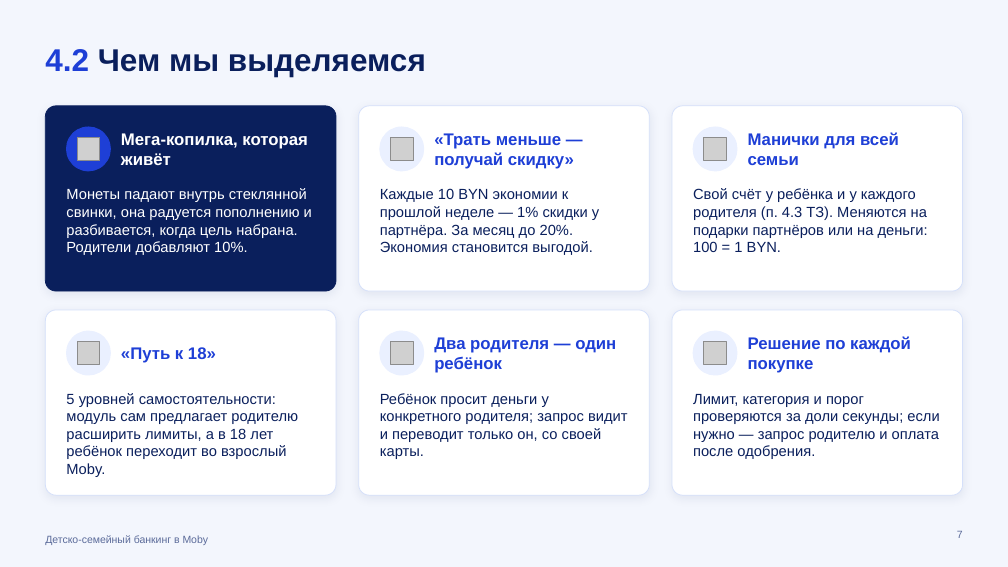
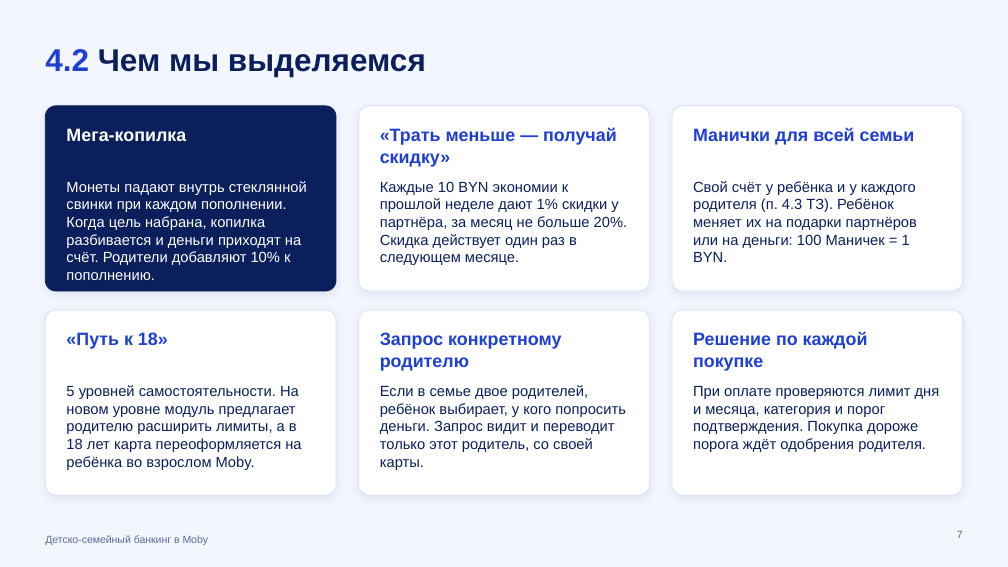
Before and after one commit to kvasiuum/hackatonmtbank, a slide deck: slide 7 of presentation/Moby_Семья_презентация.pptx. Drawn at 1008x567 pixels with LibreOffice and Linux fonts; fonts in the diff are those of the drawing; grey boxes stand for pictures. Boxes give left, top, right and bottom in pixels: in the first picture for what was removed or moved away, otherwise in the second. Text is boxed around its words. In the diff, an @@ line names an element or a change of style, - is before the commit and + after.

```diff
--- a/presentation/Moby_Семья_презентация.pptx
+++ b/presentation/Moby_Семья_презентация.pptx
@@ text at box(66, 128, 186, 141): text changed; size 16 to 17 pt @@
-Мега-копилка, которая живёт
+Мега-копилка
@@ text "Мега-копилка" at box(66, 128, 186, 141): vertical alignment middle to top @@
@@ ellipse removed at box(67, 127, 110, 171) @@
@@ picture removed at box(77, 138, 100, 160) @@
@@ text "«Трать меньше — получай скидку»": place and size @@
-text "«Трать меньше — получай скидку»" at box(434, 133, 574, 169)
+text "«Трать меньше — получай скидку»" at box(380, 128, 617, 167)
@@ ellipse removed at box(380, 127, 423, 171) @@
@@ picture removed at box(390, 138, 413, 160) @@
@@ text "Манички для всей семьи": place and size @@
-text "Манички для всей семьи" at box(748, 132, 899, 165)
+text "Манички для всей семьи" at box(693, 128, 915, 145)
@@ ellipse removed at box(693, 127, 737, 171) @@
@@ picture removed at box(704, 138, 727, 160) @@
@@ text at box(66, 181, 307, 280): text changed @@
-Монеты падают внутрь стеклянной свинки, она радуется пополнению и разбивается, когда цель набрана. Родители добавляют 10%.
+Монеты падают внутрь стеклянной свинки при каждом пополнении. Когда цель набрана, копилка разбивается и деньги приходят на счёт. Родители добавляют 10% к пополнению.
@@ text at box(380, 181, 628, 265): text changed @@
-Каждые 10 BYN экономии к прошлой неделе — 1% скидки у партнёра. За месяц до 20%. Экономия становится выгодой.
+Каждые 10 BYN экономии к прошлой неделе дают 1% скидки у партнёра, за месяц не больше 20%. Скидка действует один раз в следующем месяце.
@@ text at box(693, 181, 917, 262): text changed @@
-Свой счёт у ребёнка и у каждого родителя (п. 4.3 ТЗ). Меняются на подарки партнёров или на деньги: 100 = 1 BYN.
+Свой счёт у ребёнка и у каждого родителя (п. 4.3 ТЗ). Ребёнок меняет их на подарки партнёров или на деньги: 100 Маничек = 1 BYN.
@@ text "«Путь к 18»": place and size @@
-text "«Путь к 18»" at box(121, 347, 216, 363)
+text "«Путь к 18»" at box(66, 332, 168, 349)
@@ size 16 to 17 pt; vertical alignment middle to top in 4 elements at box(380, 128, 617, 167), box(693, 128, 915, 145), box(66, 332, 168, 349), box(693, 332, 868, 371) @@
@@ text "Решение по каждой покупке": place and size @@
-text "Решение по каждой покупке" at box(748, 336, 911, 373)
+text "Решение по каждой покупке" at box(693, 332, 868, 371)
@@ ellipse removed at box(67, 331, 110, 375) @@
@@ picture removed at box(77, 342, 100, 364) @@
@@ ellipse removed at box(380, 331, 423, 375) @@
@@ text added at box(380, 332, 561, 371), 17 pt, text #1E3FD6, bold @@
+Запрос конкретному родителю
@@ picture removed at box(390, 342, 413, 364) @@
@@ text removed at box(434, 337, 616, 373) @@
-Два родителя — один ребёнок
@@ ellipse removed at box(693, 331, 737, 375) @@
@@ picture removed at box(704, 342, 727, 364) @@
@@ text at box(66, 385, 301, 470): text changed @@
-5 уровней самостоятельности: модуль сам предлагает родителю расширить лимиты, а в 18 лет ребёнок переходит во взрослый Moby.
+5 уровней самостоятельности. На новом уровне модуль предлагает родителю расширить лимиты, а в 18 лет карта переоформляется на ребёнка во взрослом Moby.
@@ text at box(380, 385, 626, 470): text changed @@
-Ребёнок просит деньги у конкретного родителя; запрос видит и переводит только он, со своей карты.
+Если в семье двое родителей, ребёнок выбирает, у кого попросить деньги. Запрос видит и переводит только этот родитель, со своей карты.
@@ text at box(693, 386, 940, 452): text changed @@
-Лимит, категория и порог проверяются за доли секунды; если нужно — запрос родителю и оплата после одобрения.
+При оплате проверяются лимит дня и месяца, категория и порог подтверждения. Покупка дороже порога ждёт одобрения родителя.
```
Also in this commit, not shown: 11 other slides changed.
